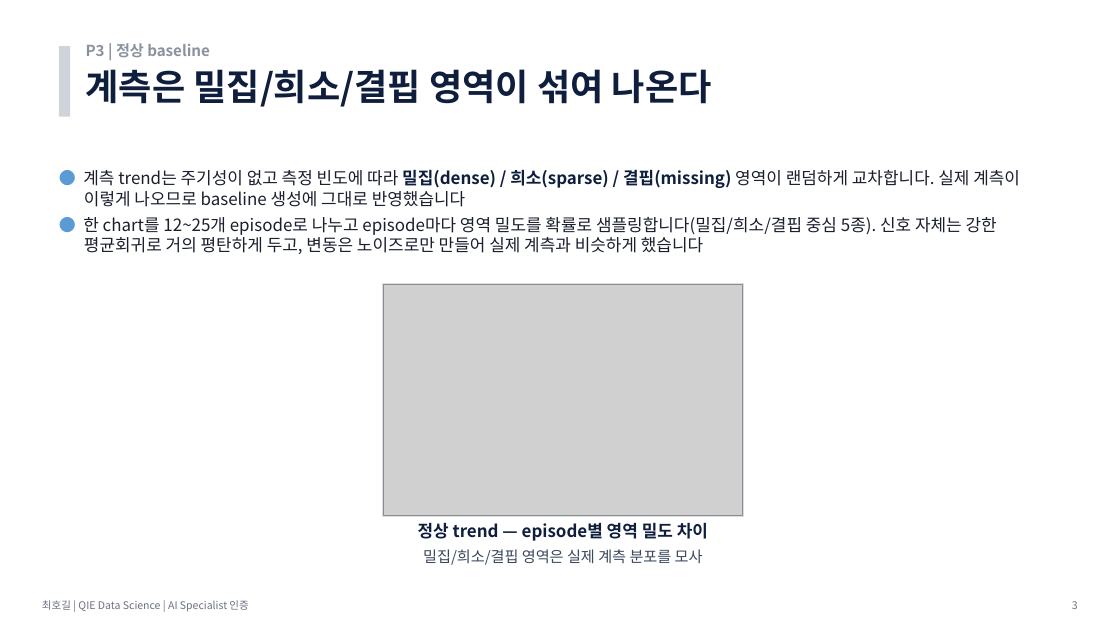
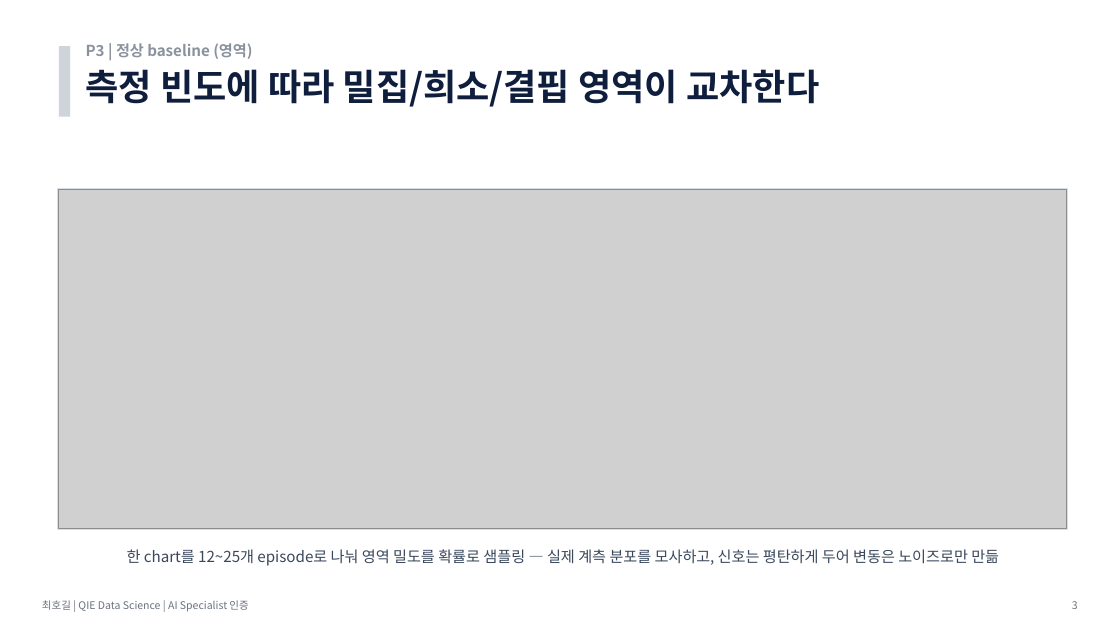
Before and after one commit to hogil/fbm_paper, a slide deck: slide 3 of recommendation/presentation/발표_P3_데이터생성_최호길.pptx. Drawn at 1120x630 pixels with LibreOffice and Linux fonts; fonts in the diff are those of the drawing; grey boxes stand for pictures. Boxes give left, top, right and bottom in pixels: in the first picture for what was removed or moved away, otherwise in the second. Text is boxed around its words. In the diff, an @@ line names an element or a change of style, - is before the commit and + after.

```diff
--- a/recommendation/presentation/발표_P3_데이터생성_최호길.pptx
+++ b/recommendation/presentation/발표_P3_데이터생성_최호길.pptx
@@ text at (86, 43, 252, 59): text changed @@
-P3 | 정상 baseline
+P3 | 정상 baseline (영역)
@@ text at (86, 69, 819, 107): text changed @@
-계측은 밀집/희소/결핍 영역이 섞여 나온다
+측정 빈도에 따라 밀집/희소/결핍 영역이 교차한다
@@ text removed at (83, 169, 1020, 254) @@
-● 계측 trend는 주기성이 없고 측정 빈도에 따라 밀집(dense) / 희소(sparse) / 결핍(missing) 영역이 랜덤하게 교차합니다. 실제 계측이 이렇게 나오므로 baseline 생성에 그대로 반영했습니다
-● 한 chart를 12~25개 episode로 나누고 episode마다 영역 밀도를 확률로 샘플링합니다(밀집/희소/결핍 중심 5종). 신호 자체는 강한 평균회귀로 거의 평탄하게 두고, 변동은 노이즈로만 만들어 실제 계측과 비슷하게 했습니다
@@ rectangle: place and size @@
-rectangle at (382, 284, 744, 517)
+rectangle at (58, 189, 1068, 529)
@@ picture added at (59, 190, 1067, 528) @@
@@ picture removed at (383, 285, 743, 516) @@
@@ text removed at (418, 522, 708, 541) @@
-정상 trend — episode별 영역 밀도 차이
@@ text at (127, 549, 999, 566): text changed @@
-밀집/희소/결핍 영역은 실제 계측 분포를 모사
+한 chart를 12~25개 episode로 나눠 영역 밀도를 확률로 샘플링 — 실제 계측 분포를 모사하고, 신호는 평탄하게 두어 변동은 노이즈로만 만듦
```
Also in this commit, not shown: 5 other slides changed, 5 other files.
